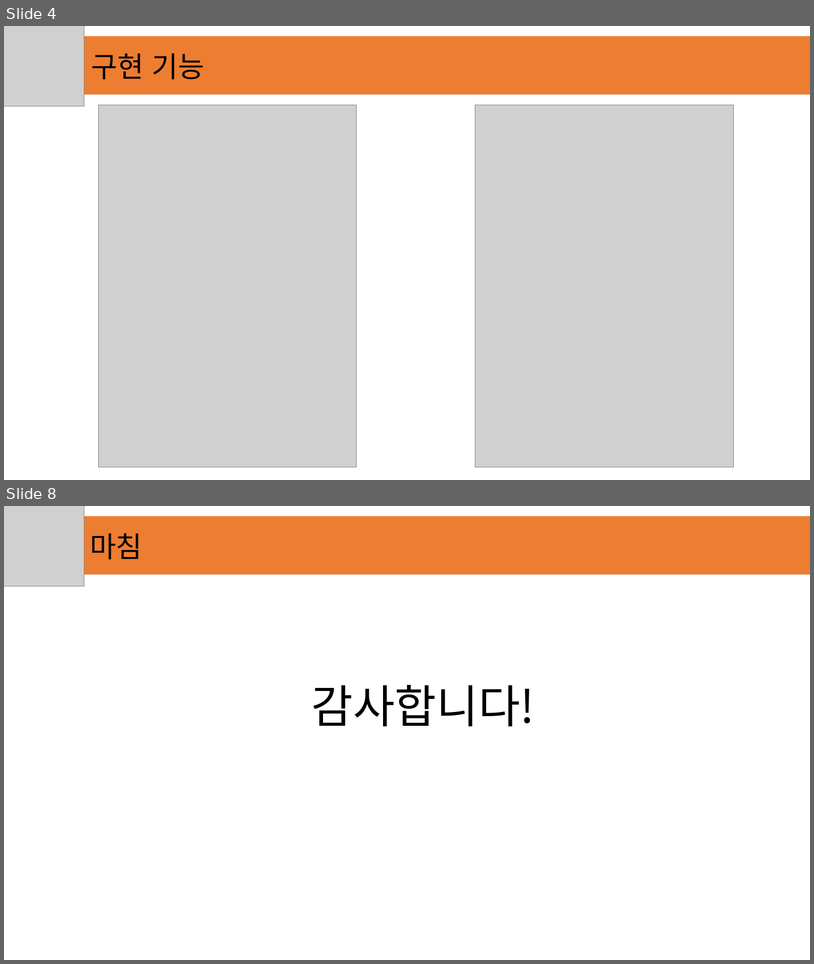
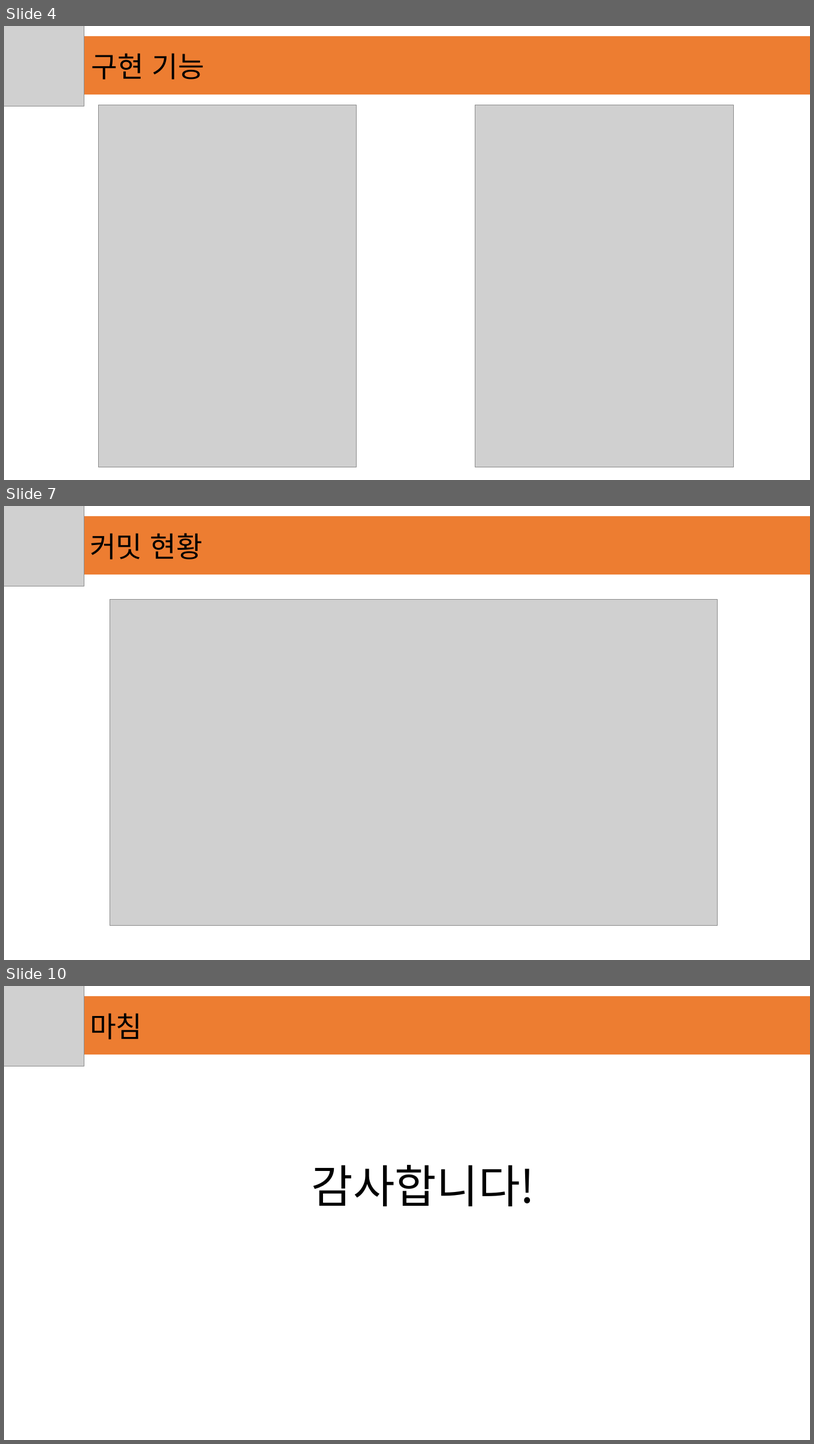
Before and after one commit to gusl0801/script, a slide deck: 스크립트 중간 발표자료.pptx. Shown one above the other, each under a label of ours: slides 4 and 8 before the commit, slides 4, 7 and 10 after it; the slides between them are not shown. The pictures are 814x964 and 814x1444 pixels, drawn with LibreOffice and Linux fonts; fonts in the diff are those of the drawing; grey boxes stand for pictures; background and template pictures are left out. Boxes give left, top, right and bottom in pixels: in the first picture for what was removed or moved away, otherwise in the second. Text is boxed around its words. In the diff, an @@ line names an element or a change of style, - is before the commit and + after.

```diff
--- a/스크립트 중간 발표자료.pptx
+++ b/스크립트 중간 발표자료.pptx
@@ slide 7 added at [4,506,810,960], background picture (left out) @@
@@ picture added at [4,506,84,586] @@
@@ rectangle added at [30,516,810,575], fill #ED7D31 @@
@@ text added at [90,533,203,559], 34 pt, text #000000 @@
+커밋 현황
@@ picture added at [110,599,718,925] @@
@@ what was slide 8 is now slide 10 @@
```
Also in this commit, not shown: 4 slides changed, 1 other slide added, 1 other file.
